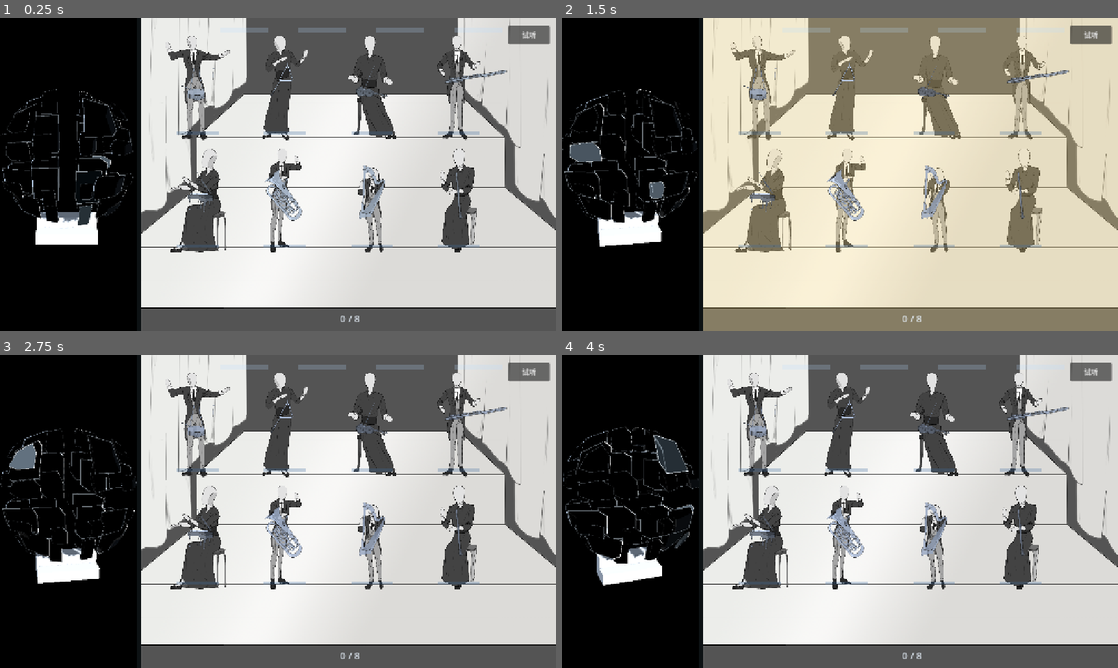
Above: before the commit, frames 1-4 (two rows, left to right).
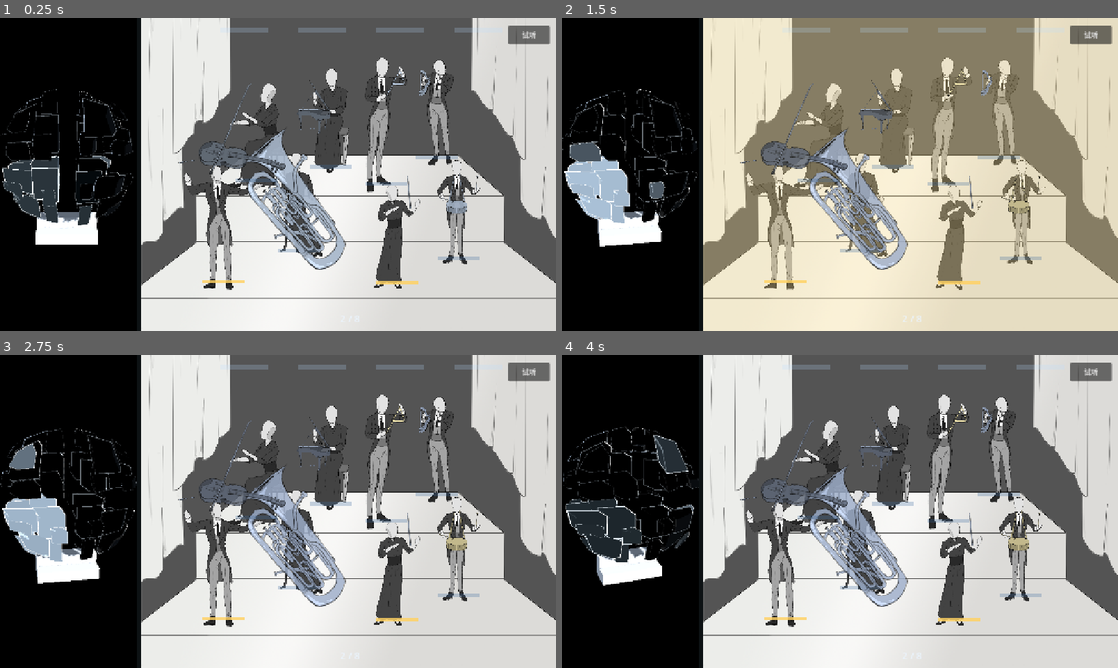
Above: after the commit, the same moments.

Repository: XiaozhiChenshi/A-ssemball
Game: Godot game, scene res://scenes/levels/chapter_2/level_2.tscn
Two runs of this game, one before a commit and one after it. Both use one fixed random seed, a clock stepped at 60 frames per second and the inputs below. This scene is started directly instead of the project's main scene.
Inputs (mouse positions are in pixels of both pictures, inside the frame that each line leads up to):
- Up to frame 1 (0.25 s): no input
- Up to frame 2 (1.5 s): click "试听" at 0.5 s; tap Enter at 1.25, 1.35 s; move the mouse to (962, 158) at 1.27 s; hold D (rotate_sphere_right) from 1.28 s (still down); click (962, 158) at 1.42 s
- Up to frame 3 (2.75 s): tap Space at 1.52 s; release D (rotate_sphere_right) at 2 s; drag from (166, 527) to (250, 574) at 2.02 s
- Up to frame 4 (4 s): move the mouse to (895, 442) at 2.77 s; hold D (rotate_sphere_right) 2.78-3.5 s; tap 2 at 2.85 s; click (895, 442) at 2.92 s; drag from (812, 574) to (673, 464) at 3.52 s

The runs differ from the first frame. In frame 1, 35% of the frame differs, in the area x 0-100%, y 0-100%; in frame 2, 35%; in frame 3, 35%; in frame 4, 35%.

Commit message:
单击修好
场景布置好
喜欢我乐器大小随机修改吗

Diff:
--- a/A-ssemball/scenes/levels/chapter_2/source_level_2.tscn
+++ b/A-ssemball/scenes/levels/chapter_2/source_level_2.tscn
@@ -107,11 +107,11 @@
 mesh = SubResource("SphereMesh_chunk")
 
 [node name="Instrument_1_1_1" type="Sprite3D" parent="ChapterSplit/Left3D/LeftViewport/World3D/ChunkRoot/Chunk_n1_n1_n1"]
-position = Vector3(-0.34, -0.34, -0.34)
+transform = Transform3D(1, 0, 0, 0, 1, 0, 0, 0, 1, -0.34, -0.34, -0.34)
 pixel_size = 0.00115
+billboard = 1
+no_depth_test = true
 texture = ExtResource("11_baton")
-billboard = 1
-no_depth_test = true
 
 [node name="Chunk_n1_n1_p1" type="Node3D" parent="ChapterSplit/Left3D/LeftViewport/World3D/ChunkRoot"]
 
@@ -120,11 +120,11 @@
 mesh = SubResource("SphereMesh_chunk")
 
 [node name="Instrument_1_1_2" type="Sprite3D" parent="ChapterSplit/Left3D/LeftViewport/World3D/ChunkRoot/Chunk_n1_n1_p1"]
-position = Vector3(-0.34, -0.34, 0.34)
+transform = Transform3D(1, 0, 0, 0, 1, 0, 0, 0, 1, -0.34, -0.34, 0.34)
 pixel_size = 0.00075
+billboard = 1
+no_depth_test = true
 texture = ExtResource("12_violin")
-billboard = 1
-no_depth_test = true
 
 [node name="Chunk_n1_p1_n1" type="Node3D" parent="ChapterSplit/Left3D/LeftViewport/World3D/ChunkRoot"]
 
@@ -133,11 +133,11 @@
 mesh = SubResource("SphereMesh_chunk")
 
 [node name="Instrument_1_2_1" type="Sprite3D" parent="ChapterSplit/Left3D/LeftViewport/World3D/ChunkRoot/Chunk_n1_p1_n1"]
-position = Vector3(-0.34, 0.34, -0.34)
+transform = Transform3D(1, 0, 0, 0, 1, 0, 0, 0, 1, -0.34, 0.34, -0.34)
 pixel_size = 0.00058
+billboard = 1
+no_depth_test = true
 texture = ExtResource("15_harp")
-billboard = 1
-no_depth_test = true
 
 [node name="Chunk_n1_p1_p1" type="Node3D" parent="ChapterSplit/Left3D/LeftViewport/World3D/ChunkRoot"]
 
@@ -146,11 +146,11 @@
 mesh = SubResource("SphereMesh_chunk")
 
 [node name="Instrument_1_2_2" type="Sprite3D" parent="ChapterSplit/Left3D/LeftViewport/World3D/ChunkRoot/Chunk_n1_p1_p1"]
-position = Vector3(-0.34, 0.34, 0.34)
+transform = Transform3D(1, 0, 0, 0, 1, 0, 0, 0, 1, -0.34, 0.34, 0.34)
 pixel_size = 0.00075
+billboard = 1
+no_depth_test = true
 texture = ExtResource("16_triangle")
-billboard = 1
-no_depth_test = true
 
 [node name="Chunk_p1_n1_n1" type="Node3D" parent="ChapterSplit/Left3D/LeftViewport/World3D/ChunkRoot"]
 
@@ -159,11 +159,11 @@
 mesh = SubResource("SphereMesh_chunk")
 
 [node name="Instrument_2_1_1" type="Sprite3D" parent="ChapterSplit/Left3D/LeftViewport/World3D/ChunkRoot/Chunk_p1_n1_n1"]
-position = Vector3(0.34, -0.34, -0.34)
+transform = Transform3D(1, 0, 0, 0, 1, 0, 0, 0, 1, 0.34, -0.34, -0.34)
 pixel_size = 0.00075
+billboard = 1
+no_depth_test = true
 texture = ExtResource("13_piano")
-billboard = 1
-no_depth_test = true
 
 [node name="Chunk_p1_n1_p1" type="Node3D" parent="ChapterSplit/Left3D/LeftViewport/World3D/ChunkRoot"]
 
@@ -172,11 +172,11 @@
 mesh = SubResource("SphereMesh_chunk")
 
 [node name="Instrument_2_1_2" type="Sprite3D" parent="ChapterSplit/Left3D/LeftViewport/World3D/ChunkRoot/Chunk_p1_n1_p1"]
-position = Vector3(0.34, -0.34, 0.34)
+transform = Transform3D(1, 0, 0, 0, 1, 0, 0, 0, 1, 0.34, -0.34, 0.34)
 pixel_size = 0.00075
+billboard = 1
+no_depth_test = true
 texture = ExtResource("14_snare")
-billboard = 1
-no_depth_test = true
 
 [node name="Chunk_p1_p1_n1" type="Node3D" parent="ChapterSplit/Left3D/LeftViewport/World3D/ChunkRoot"]
 
@@ -185,11 +185,11 @@
 mesh = SubResource("SphereMesh_chunk")
 
 [node name="Instrument_2_2_1" type="Sprite3D" parent="ChapterSplit/Left3D/LeftViewport/World3D/ChunkRoot/Chunk_p1_p1_n1"]
-position = Vector3(0.34, 0.34, -0.34)
+transform = Transform3D(1, 0, 0, 0, 1, 0, 0, 0, 1, 0.34, 0.34, -0.34)
 pixel_size = 0.00075
+billboard = 1
+no_depth_test = true
 texture = ExtResource("17_flute")
-billboard = 1
-no_depth_test = true
 
 [node name="Chunk_p1_p1_p1" type="Node3D" parent="ChapterSplit/Left3D/LeftViewport/World3D/ChunkRoot"]
 
@@ -198,11 +198,11 @@
 mesh = SubResource("SphereMesh_chunk")
 
 [node name="Instrument_2_2_2" type="Sprite3D" parent="ChapterSplit/Left3D/LeftViewport/World3D/ChunkRoot/Chunk_p1_p1_p1"]
-position = Vector3(0.34, 0.34, 0.34)
+transform = Transform3D(1, 0, 0, 0, 1, 0, 0, 0, 1, 0.34, 0.34, 0.34)
 pixel_size = 0.00075
+billboard = 1
+no_depth_test = true
 texture = ExtResource("18_tuba")
-billboard = 1
-no_depth_test = true
 
 [node name="StairRoot" type="Node3D" parent="ChapterSplit/Left3D/LeftViewport/World3D/ChunkRoot"]
 
@@ -241,82 +241,321 @@
 grow_vertical = 2
 mouse_filter = 1
 
+[node name="Doll_1_1_2" type="TextureRect" parent="ChapterSplit/RightPanel/InteractiveFragments"]
+layout_mode = 0
+offset_left = 498.0
+offset_top = 384.0
+offset_right = 678.0
+offset_bottom = 624.0
+texture = ExtResource("4_p1_1_2")
+expand_mode = 1
+stretch_mode = 5
+
+[node name="Doll_1_2_2" type="TextureRect" parent="ChapterSplit/RightPanel/InteractiveFragments"]
+layout_mode = 0
+offset_left = 640.0
+offset_top = 327.0
+offset_right = 820.0
+offset_bottom = 567.0
+texture = ExtResource("6_p1_2_2")
+expand_mode = 1
+stretch_mode = 5
+
+[node name="Doll_2_1_1" type="TextureRect" parent="ChapterSplit/RightPanel/InteractiveFragments"]
+layout_mode = 0
+offset_left = 176.0
+offset_top = 150.0
+offset_right = 356.0
+offset_bottom = 390.0
+texture = ExtResource("7_p2_1_1")
+expand_mode = 1
+stretch_mode = 5
+
+[node name="Doll_2_1_2" type="TextureRect" parent="ChapterSplit/RightPanel/InteractiveFragments"]
+layout_mode = 0
+offset_left = 446.0
+offset_top = 91.0
+offset_right = 679.0
+offset_bottom = 401.6667
+texture = ExtResource("8_p2_1_2")
+expand_mode = 1
+stretch_mode = 5
+
+[node name="StageInstrument_6" type="TextureRect" parent="ChapterSplit/RightPanel/InteractiveFragments"]
+layout_mode = 0
+offset_left = 132.0
+offset_top = 99.0
+offset_right = 332.0
+offset_bottom = 411.8205
+mouse_filter = 2
+texture = ExtResource("15_harp")
+expand_mode = 1
+stretch_mode = 5
+
+[node name="Doll_2_2_1" type="TextureRect" parent="ChapterSplit/RightPanel/InteractiveFragments"]
+layout_mode = 0
+offset_left = 567.0
+offset_top = 39.0
+offset_right = 793.0
+offset_bottom = 340.33334
+texture = ExtResource("9_p2_2_1")
+expand_mode = 1
+stretch_mode = 5
+
+[node name="StageInstrument_3" type="TextureRect" parent="ChapterSplit/RightPanel/InteractiveFragments"]
+layout_mode = 0
+offset_left = 596.0
+offset_top = 120.0
+offset_right = 708.0
+offset_bottom = 178.0
+mouse_filter = 2
+texture = ExtResource("17_flute")
+expand_mode = 1
+stretch_mode = 5
+
+[node name="Doll_2_2_2" type="TextureRect" parent="ChapterSplit/RightPanel/InteractiveFragments"]
+layout_mode = 0
+offset_left = 346.0
+offset_top = 117.0
+offset_right = 526.0
+offset_bottom = 357.0
+texture = ExtResource("10_p2_2_2")
+expand_mode = 1
+stretch_mode = 5
+
+[node name="Doll_1_2_1" type="TextureRect" parent="ChapterSplit/RightPanel/InteractiveFragments"]
+layout_mode = 0
+offset_left = 271.0
+offset_top = 310.0
+offset_right = 451.0
+offset_bottom = 550.0
+texture = ExtResource("5_p1_2_1")
+expand_mode = 1
+stretch_mode = 5
+
 [node name="Doll_1_1_1" type="TextureRect" parent="ChapterSplit/RightPanel/InteractiveFragments"]
 layout_mode = 0
-offset_left = 40.0
-offset_top = 40.0
-offset_right = 220.0
-offset_bottom = 280.0
+offset_left = 80.0
+offset_top = 339.0
+offset_right = 295.0
+offset_bottom = 625.6667
 texture = ExtResource("3_p1_1_1")
 expand_mode = 1
 stretch_mode = 5
 
-[node name="Doll_1_1_2" type="TextureRect" parent="ChapterSplit/RightPanel/InteractiveFragments"]
-layout_mode = 0
-offset_left = 240.0
-offset_top = 40.0
-offset_right = 420.0
-offset_bottom = 280.0
-texture = ExtResource("4_p1_1_2")
-expand_mode = 1
-stretch_mode = 5
-
-[node name="Doll_1_2_1" type="TextureRect" parent="ChapterSplit/RightPanel/InteractiveFragments"]
-layout_mode = 0
-offset_left = 440.0
-offset_top = 40.0
-offset_right = 620.0
-offset_bottom = 280.0
-texture = ExtResource("5_p1_2_1")
-expand_mode = 1
-stretch_mode = 5
-
-[node name="Doll_1_2_2" type="TextureRect" parent="ChapterSplit/RightPanel/InteractiveFragments"]
-layout_mode = 0
-offset_left = 640.0
-offset_top = 40.0
-offset_right = 820.0
-offset_bottom = 280.0
-texture = ExtResource("6_p1_2_2")
-expand_mode = 1
-stretch_mode = 5
-
-[node name="Doll_2_1_1" type="TextureRect" parent="ChapterSplit/RightPanel/InteractiveFragments"]
-layout_mode = 0
-offset_left = 40.0
-offset_top = 300.0
-offset_right = 220.0
-offset_bottom = 540.0
-texture = ExtResource("7_p2_1_1")
-expand_mode = 1
-stretch_mode = 5
-
-[node name="Doll_2_1_2" type="TextureRect" parent="ChapterSplit/RightPanel/InteractiveFragments"]
-layout_mode = 0
-offset_left = 240.0
-offset_top = 300.0
-offset_right = 420.0
-offset_bottom = 540.0
-texture = ExtResource("8_p2_1_2")
-expand_mode = 1
-stretch_mode = 5
-
-[node name="Doll_2_2_1" type="TextureRect" parent="ChapterSplit/RightPanel/InteractiveFragments"]
-layout_mode = 0
-offset_left = 440.0
-offset_top = 300.0
-offset_right = 620.0
-offset_bottom = 540.0
-texture = ExtResource("9_p2_2_1")
-expand_mode = 1
-stretch_mode = 5
-
-[node name="Doll_2_2_2" type="TextureRect" parent="ChapterSplit/RightPanel/InteractiveFragments"]
-layout_mode = 0
-offset_left = 640.0
-offset_top = 300.0
-offset_right = 820.0
-offset_bottom = 540.0
-texture = ExtResource("10_p2_2_2")
-expand_mode = 1
-stretch_mode = 5
+[node name="StageFlash" type="ColorRect" parent="ChapterSplit/RightPanel/InteractiveFragments"]
+layout_mode = 1
+anchors_preset = 15
+anchor_right = 1.0
+anchor_bottom = 1.0
+grow_horizontal = 2
+grow_vertical = 2
+mouse_filter = 2
+color = Color(1, 0.94, 0.72, 0)
+metadata/_edit_lock_ = true
+
+[node name="FootLight_0" type="ColorRect" parent="ChapterSplit/RightPanel/InteractiveFragments"]
+layout_mode = 0
+offset_left = 82.0
+offset_top = 260.8
+offset_right = 178.0
+offset_bottom = 268.8
+mouse_filter = 2
+color = Color(0.24, 0.42, 0.62, 0.28)
+
+[node name="FootLight_1" type="ColorRect" parent="ChapterSplit/RightPanel/InteractiveFragments"]
+layout_mode = 0
+offset_left = 320.0
+offset_top = 118.0
+offset_right = 416.0
+offset_bottom = 126.0
+mouse_filter = 2
+color = Color(0.24, 0.42, 0.62, 0.28)
+
+[node name="FootLight_2" type="ColorRect" parent="ChapterSplit/RightPanel/InteractiveFragments"]
+layout_mode = 0
+offset_left = 482.0
+offset_top = 260.8
+offset_right = 578.0
+offset_bottom = 268.8
+mouse_filter = 2
+color = Color(0.24, 0.42, 0.62, 0.28)
+
+[node name="FootLight_3" type="ColorRect" parent="ChapterSplit/RightPanel/InteractiveFragments"]
+layout_mode = 0
+offset_left = 682.0
+offset_top = 260.8
+offset_right = 778.0
+offset_bottom = 268.8
+mouse_filter = 2
+color = Color(0.24, 0.42, 0.62, 0.28)
+
+[node name="FootLight_4" type="ColorRect" parent="ChapterSplit/RightPanel/InteractiveFragments"]
+layout_mode = 0
+offset_left = 136.0
+offset_top = 374.0
+offset_right = 232.0
+offset_bottom = 382.0
+mouse_filter = 2
+color = Color(0.24, 0.42, 0.62, 0.28)
+
+[node name="FootLight_5" type="ColorRect" parent="ChapterSplit/RightPanel/InteractiveFragments"]
+layout_mode = 0
+offset_left = 487.0
+offset_top = 555.0
+offset_right = 583.0
+offset_bottom = 563.0
+mouse_filter = 2
+color = Color(0.24, 0.42, 0.62, 0.28)
+
+[node name="FootLight_6" type="ColorRect" parent="ChapterSplit/RightPanel/InteractiveFragments"]
+layout_mode = 0
+offset_left = 315.0
+offset_top = 561.0
+offset_right = 411.0
+offset_bottom = 569.0
+mouse_filter = 2
+color = Color(0.24, 0.42, 0.62, 0.28)
+
+[node name="FootLight_7" type="ColorRect" parent="ChapterSplit/RightPanel/InteractiveFragments"]
+layout_mode = 0
+offset_left = 682.0
+offset_top = 520.8
+offset_right = 778.0
+offset_bottom = 528.8
+mouse_filter = 2
+color = Color(0.24, 0.42, 0.62, 0.28)
+
+[node name="TopLight_0" type="ColorRect" parent="ChapterSplit/RightPanel/InteractiveFragments"]
+layout_mode = 0
+offset_left = 180.0
+offset_top = 24.0
+offset_right = 290.0
+offset_bottom = 34.0
+mouse_filter = 2
+color = Color(0.72, 0.86, 1, 0.22)
+
+[node name="TopLight_1" type="ColorRect" parent="ChapterSplit/RightPanel/InteractiveFragments"]
+layout_mode = 0
+offset_left = 360.0
+offset_top = 24.0
+offset_right = 470.0
+offset_bottom = 34.0
+mouse_filter = 2
+color = Color(0.72, 0.86, 1, 0.22)
+
+[node name="TopLight_2" type="ColorRect" parent="ChapterSplit/RightPanel/InteractiveFragments"]
+layout_mode = 0
+offset_left = 540.0
+offset_top = 24.0
+offset_right = 650.0
+offset_bottom = 34.0
+mouse_filter = 2
+color = Color(0.72, 0.86, 1, 0.22)
+
+[node name="TopLight_3" type="ColorRect" parent="ChapterSplit/RightPanel/InteractiveFragments"]
+layout_mode = 0
+offset_left = 720.0
+offset_top = 24.0
+offset_right = 830.0
+offset_bottom = 34.0
+mouse_filter = 2
+color = Color(0.72, 0.86, 1, 0.22)
+
+[node name="StageInstrument_0" type="TextureRect" parent="ChapterSplit/RightPanel/InteractiveFragments"]
+layout_mode = 0
+offset_left = 678.0
+offset_top = 358.0
+offset_right = 782.9231
+offset_bottom = 451.0
+mouse_filter = 2
+texture = ExtResource("14_snare")
+expand_mode = 1
+stretch_mode = 5
+
+[node name="StageInstrument_1" type="TextureRect" parent="ChapterSplit/RightPanel/InteractiveFragments"]
+layout_mode = 0
+offset_left = 550.0
+offset_top = 116.0
+offset_right = 617.0
+offset_bottom = 183.0
+mouse_filter = 2
+texture = ExtResource("16_triangle")
+expand_mode = 1
+stretch_mode = 5
+
+[node name="StageInstrument_2" type="TextureRect" parent="ChapterSplit/RightPanel/InteractiveFragments"]
+layout_mode = 0
+offset_left = 568.0
+offset_top = 362.0
+offset_right = 664.0
+offset_bottom = 440.0
+mouse_filter = 2
+texture = ExtResource("12_violin")
+expand_mode = 1
+stretch_mode = 5
+
+[node name="StageInstrument_4" type="TextureRect" parent="ChapterSplit/RightPanel/InteractiveFragments"]
+layout_mode = 0
+offset_left = 141.0
+offset_top = 248.0
+offset_right = 559.60864
+offset_bottom = 580.0
+mouse_filter = 2
+texture = ExtResource("13_piano")
+expand_mode = 1
+stretch_mode = 5
+metadata/_edit_lock_ = true
+
+[node name="StageInstrument_5" type="TextureRect" parent="ChapterSplit/RightPanel/InteractiveFragments"]
+layout_mode = 0
+offset_left = 338.0
+offset_top = 144.0
+offset_right = 442.0
+offset_bottom = 266.0
+mouse_filter = 2
+texture = ExtResource("18_tuba")
+expand_mode = 1
+stretch_mode = 5
+
+[node name="StageInstrument_7" type="TextureRect" parent="ChapterSplit/RightPanel/InteractiveFragments"]
+layout_mode = 0
+offset_left = 78.0
+offset_top = 293.0
+offset_right = 124.0
+offset_bottom = 374.6129
+mouse_filter = 2
+texture = ExtResource("11_baton")
+expand_mode = 1
+stretch_mode = 5
+
+[node name="ProgressLabel" type="Label" parent="ChapterSplit/RightPanel"]
+modulate = Color(0.92, 0.96, 1, 0.88)
+layout_mode = 1
+anchors_preset = 12
+anchor_top = 1.0
+anchor_right = 1.0
+anchor_bottom = 1.0
+offset_top = -46.0
+offset_bottom = -10.0
+grow_horizontal = 2
+grow_vertical = 0
+theme_override_font_sizes/font_size = 22
+text = "0 / 8"
+horizontal_alignment = 1
+vertical_alignment = 1
+
+[node name="AuditionButton" type="Button" parent="ChapterSplit/RightPanel"]
+layout_mode = 1
+anchors_preset = 11
+anchor_left = 1.0
+anchor_right = 1.0
+anchor_bottom = 1.0
+offset_left = -116.0
+offset_top = 18.0
+offset_right = -20.0
+offset_bottom = 60.0
+grow_horizontal = 0
+grow_vertical = 2
+focus_mode = 0
+text = "试听"
--- a/A-ssemball/scripts/levels/chapter_2/level_2.gd
+++ b/A-ssemball/scripts/levels/chapter_2/level_2.gd
@@ -14,13 +14,13 @@
 	"tuba": preload("res://assets/materials/低音号.png"),
 }
 const HOLD_ICON_ANCHORS: Array[Vector2] = [
-	Vector2(0.50, 0.46),
+	Vector2(0.50, 0.4583),
 	Vector2(0.46, 0.42),
 	Vector2(0.50, 0.45),
 	Vector2(0.50, 0.45),
-	Vector2(0.50, 0.42),
+	Vector2(0.50, 0.40),
 	Vector2(0.48, 0.44),
-	Vector2(0.50, 0.42),
+	Vector2(0.50, 0.4575),
 	Vector2(0.50, 0.45),
 ]
 const HOLD_ICON_SIZES: Dictionary = {
@@ -28,7 +28,7 @@
 	"violin": Vector2(96.0, 78.0),
 	"piano": Vector2(116.0, 92.0),
 	"snare": Vector2(88.0, 78.0),
-	"harp": Vector2(106.0, 122.0),
+	"harp": Vector2(78.0, 122.0),
 	"triangle": Vector2(78.0, 78.0),
 	"flute": Vector2(112.0, 58.0),
 	"tuba": Vector2(104.0, 122.0),
@@ -64,14 +64,14 @@
 	"baton",
 ]
 const TARGET_INSTRUMENTS: Array[String] = [
+	"snare",
+	"triangle",
+	"violin",
+	"flute",
+	"piano",
+	"tuba",
+	"harp",
 	"baton",
-	"violin",
-	"piano",
-	"snare",
-	"harp",
-	"triangle",
-	"flute",
-	"tuba",
 ]
 const DOLL_NODE_NAMES: Array[String] = [
 	"Doll_1_1_1",
@@ -105,6 +105,7 @@
 @export_range(0.05, 1.5, 0.01) var audition_sec: float = 0.72
 @export_range(0.0, 0.12, 0.001) var group_idle_motion: float = 0.018
 @export_range(0.2, 2.4, 0.01) var swap_sec: float = 1.15
+@export var lock_scene_actor_positions: bool = true
 
 @onready var chapter_split: HSplitContainer = $ChapterSplit
 @onready var left_3d: SubViewportContainer = $ChapterSplit/Left3D
@@ -140,10 +141,15 @@
 var _progress_label: Label
 var _audition_button: Button
 var _selected_piece: int = -1
+var _fixed_doll_rects: Array[Rect2] = []
+var _fixed_icon_rects: Array[Rect2] = []
+var _initial_instruments_runtime: Array[String] = []
 
 
 func _ready() -> void:
 	_rng.randomize()
+	_initial_instruments_runtime = INITIAL_INSTRUMENTS.duplicate()
+	_initial_instruments_runtime.shuffle()
 	_setup_piece_groups()
 	_setup_stage_runtime_ui()
 	_sync_stage_instruments()
@@ -223,7 +229,7 @@
 				"node": node,
 				"home_slot": i,
 				"slot": i,
-				"instrument": INITIAL_INSTRUMENTS[i],
+				"instrument": _initial_instruments_runtime[i],
 				"phase": _rng.randf_range(0.0, TAU),
 				"speed": _rng.randf_range(0.55, 1.25),
 				"active_target": 0.0,
@@ -545,6 +551,30 @@
 
 
 func _setup_stage_runtime_ui() -> void:
+	if stage_root.get_node_or_null("StageFlash") != null:
+		_foot_lights.clear()
+		_top_lights.clear()
+		_stage_icons.clear()
+		_stage_flash = stage_root.get_node("StageFlash") as ColorRect
+		for i in range(8):
+			var foot := stage_root.get_node_or_null("FootLight_%d" % i) as ColorRect
+			if foot != null:
+				_foot_lights.append(foot)
+		for i in range(4):
+			var top := stage_root.get_node_or_null("TopLight_%d" % i) as ColorRect
+			if top != null:
+				_top_lights.append(top)
+		for i in range(8):
+			var icon := stage_root.get_node_or_null("StageInstrument_%d" % i) as TextureRect
+			if icon != null:
+				_stage_icons.append(icon)
+		_progress_label = right_panel.get_node_or_null("ProgressLabel") as Label
+		_audition_button = right_panel.get_node_or_null("AuditionButton") as Button
+		if _audition_button != null and not _audition_button.pressed.is_connected(_start_audition):
+			_audition_button.pressed.connect(_start_audition)
+		_cache_scene_actor_layout()
+		return
+
 	_stage_flash = ColorRect.new()
 	_stage_flash.name = "StageFlash"
 	_stage_flash.color = Color(1.0, 0.94, 0.72, 0.0)
@@ -592,6 +622,7 @@
 	_audition_button.custom_minimum_size = Vector2(96.0, 42.0)
 	_audition_button.pressed.connect(_start_audition)
 	right_panel.add_child(_audition_button)
+	_cache_scene_actor_layout()
 
 
 func _layout_stage_runtime_ui() -> void:
@@ -608,26 +639,36 @@
 	for i in range(_stage_icons.size()):
 		var doll := stage_root.get_node_or_null(DOLL_NODE_NAMES[i]) as TextureRect
 		if doll != null and i < DOLL_BASE_RECTS.size():
-			var base_rect := DOLL_BASE_RECTS[i]
 			doll.visible = true
-			doll.position = base_rect.position * scale
-			doll.size = base_rect.size * scale
+			if lock_scene_actor_positions and i < _fixed_doll_rects.size():
+				var fixed_doll := _fixed_doll_rects[i]
+				doll.position = fixed_doll.position
+				doll.size = fixed_doll.size
+			else:
+				var base_rect := DOLL_BASE_RECTS[i]
+				doll.position = base_rect.position * scale
+				doll.size = base_rect.size * scale
 
 		var instrument_id := _stage_instrument_at_slot(i)
-		var icon_size: Vector2 = HOLD_ICON_SIZES.get(instrument_id, Vector2(100.0, 86.0)) * scale
-		var icon_pos := Vector2.ZERO
-		if doll != null:
-			icon_pos = doll.position + doll.size * HOLD_ICON_ANCHORS[i]
-		else:
-			icon_pos = Vector2(130.0 + float(i % 4) * 200.0, 140.0 + float(i / 4) * 260.0) * scale
 		var icon := _stage_icons[i]
 		icon.visible = true
-		icon.position = icon_pos - icon_size * 0.5
-		icon.size = icon_size
+		if lock_scene_actor_positions and i < _fixed_icon_rects.size():
+			var fixed_icon := _fixed_icon_rects[i]
+			icon.position = fixed_icon.position
+			icon.size = fixed_icon.size
+		else:
+			var icon_size: Vector2 = HOLD_ICON_SIZES.get(instrument_id, Vector2(100.0, 86.0)) * scale
+			var icon_pos := Vector2.ZERO
+			if doll != null:
+				icon_pos = doll.position + doll.size * HOLD_ICON_ANCHORS[i]
+			else:
+				icon_pos = Vector2(130.0 + float(i % 4) * 200.0, 140.0 + float(i / 4) * 260.0) * scale
+			icon.position = icon_pos - icon_size * 0.5
+			icon.size = icon_size
 		icon.move_to_front()
 
 		var foot := _foot_lights[i]
-		var foot_pos := icon_pos + Vector2(-48.0, 126.0) * scale
+		var foot_pos := icon.position + Vector2(icon.size.x * 0.5 - 48.0 * scale.x, 126.0 * scale.y)
 		if doll != null:
 			foot_pos = doll.position + Vector2(doll.size.x * 0.5 - 48.0 * scale.x, doll.size.y * 0.92)
 		foot.position = foot_pos
@@ -652,6 +693,20 @@
 		_audition_button.offset_top = 18.0
 		_audition_button.offset_right = -20.0
 		_audition_button.offset_bottom = 60.0
+
+
+func _cache_scene_actor_layout() -> void:
+	_fixed_doll_rects.clear()
+	_fixed_icon_rects.clear()
+	for i in range(DOLL_NODE_NAMES.size()):
+		var doll := stage_root.get_node_or_null(DOLL_NODE_NAMES[i]) as TextureRect
+		if doll == null:
+			_fixed_doll_rects.append(Rect2())
+		else:
+			_fixed_doll_rects.append(Rect2(doll.position, doll.size))
+	for i in range(_stage_icons.size()):
+		var icon := _stage_icons[i]
+		_fixed_icon_rects.append(Rect2(icon.position, icon.size))
 
 
 func _stage_scale() -> Vector2:
@@ -730,13 +785,17 @@
 		source_icon.modulate.a = 0.22
 		var target_pos := _stage_icon_position_for_slot(to_slot, instrument_id, scale)
 		var target_size: Vector2 = HOLD_ICON_SIZES.get(instrument_id, Vector2(100.0, 86.0)) * scale
+		if lock_scene_actor_positions and to_slot >= 0 and to_slot < _fixed_icon_rects.size():
+			target_size = _fixed_icon_rects[to_slot].size
 		tween.tween_property(ghost, "position", target_pos, snap_rotate_sec)
 		tween.tween_property(ghost, "size", target_size, snap_rotate_sec)
 		tween.tween_property(ghost, "modulate:a", 0.0, snap_rotate_sec).set_delay(snap_rotate_sec * 0.72)
-		tween.finished.connect(_free_stage_move_ghost.bind(ghost))
+		tween.tween_callback(_free_stage_move_ghost.bind(ghost)).set_delay(snap_rotate_sec)
 
 
 func _stage_icon_position_for_slot(slot_index: int, instrument_id: String, scale: Vector2) -> Vector2:
+	if lock_scene_actor_positions and slot_index >= 0 and slot_index < _fixed_icon_rects.size():
+		return _fixed_icon_rects[slot_index].position
 	var icon_size: Vector2 = HOLD_ICON_SIZES.get(instrument_id, Vector2(100.0, 86.0)) * scale
 	var doll_rect := DOLL_BASE_RECTS[clampi(slot_index, 0, DOLL_BASE_RECTS.size() - 1)]
 	var doll_pos := doll_rect.position * scale
@@ -923,7 +982,7 @@
 		return
 	var first_target_basis := _basis_between_dirs(_slot_sign(first_slot), _slot_sign(second_slot)) * first_node.transform.basis
 	var second_target_basis := _basis_between_dirs(_slot_sign(second_slot), _slot_sign(first_slot)) * second_node.transform.basis
-	var stage_moves := [
+	var stage_moves: Array[Dictionary] = [
 		{"from": first_slot, "to": second_slot, "instrument": String(_pieces[first].get("instrument", ""))},
 		{"from": second_slot, "to": first_slot, "instrument": String(_pieces[second].get("instrument", ""))},
 	]
Binary file changed: A-ssemball/assets/materials/plat2-2.png
Not shown: 1 places in A-ssemball/scenes/levels/chapter_2/source_level_2.tscn that only renumber resources
